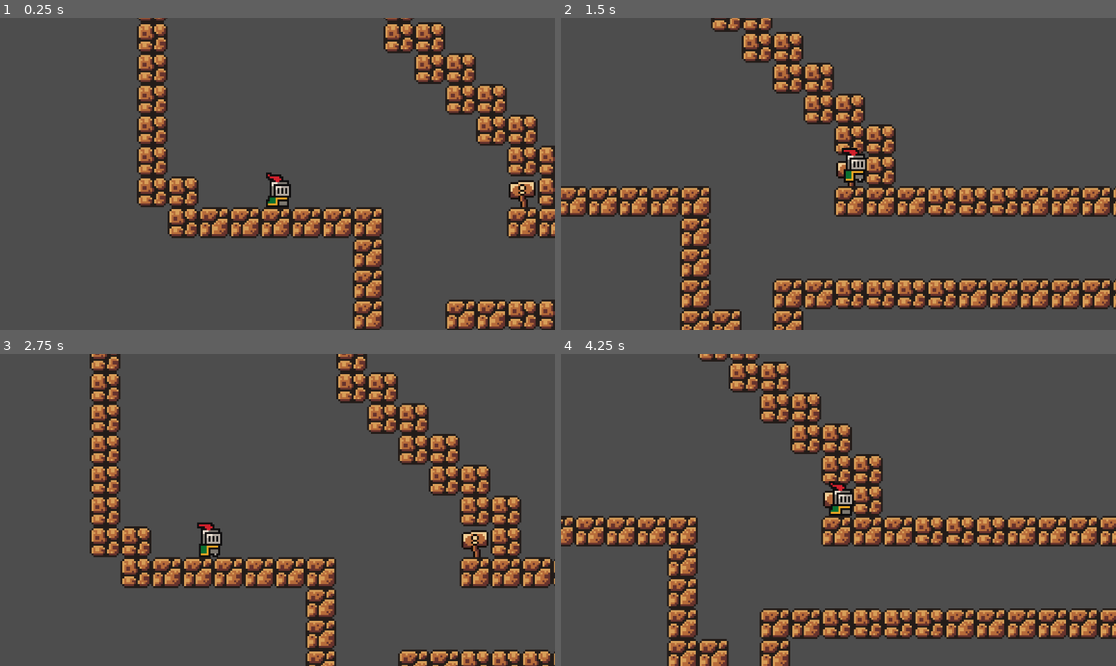
Above: before the commit, frames 1-4 (two rows, left to right).
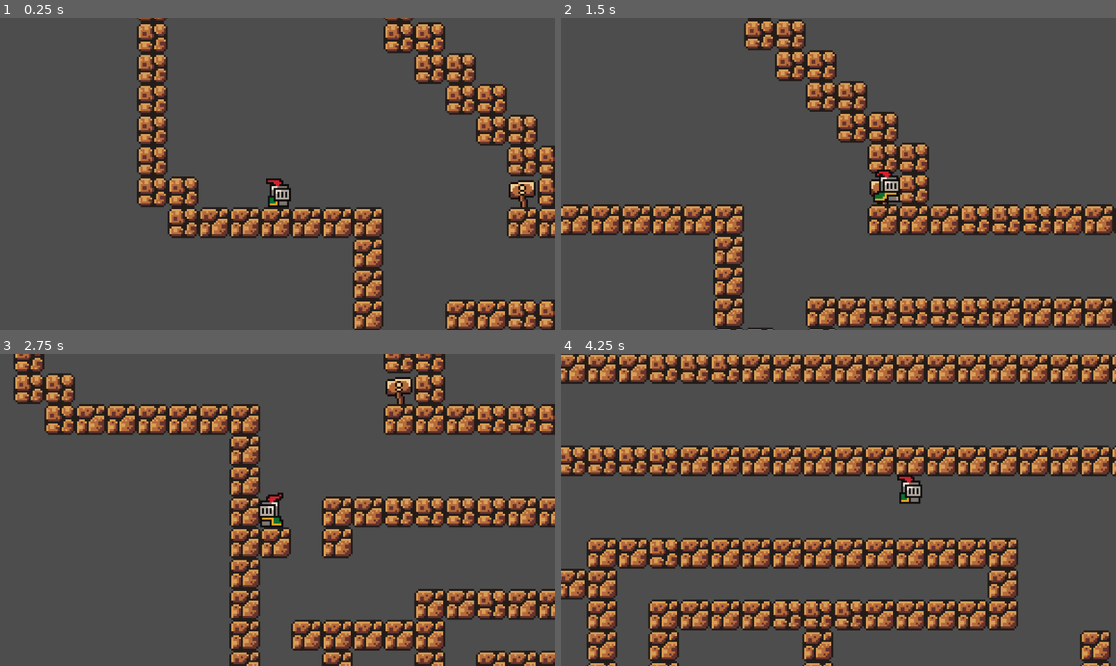
Above: after the commit, the same moments.

Repository: BKZeigler/CPSC362Platformer
Game: Godot game, scene res://scenes/level1m.tscn
Two runs of this game, one before a commit and one after it. Both use one fixed random seed, a clock stepped at 60 frames per second and the inputs below. This scene is started directly instead of the project's main scene.
Inputs:
- Up to frame 1 (0.25 s): no input
- Up to frame 2 (1.5 s): tap Enter (ui_accept) at 0.5, 0.6 s; hold Right (ui_right) from 0.53 s (still down); tap Space (jump, bound only after the commit) at 0.77, 0.8, 1.07, 1.35 s
- Up to frame 3 (2.75 s): tap Space (jump, bound only after the commit) at 1.52, 1.82, 2.3 s; tap Enter (ui_accept) at 1.55, 2.1 s; release Right (ui_right) at 2.03 s; hold Left (ui_left) from 2.03 s (still down)
- Up to frame 4 (4.25 s): release Left (ui_left) at 2.78 s; hold Right (ui_right) from 2.78 s (still down); tap Enter (ui_accept) at 2.85 s; tap Space (jump, bound only after the commit) at 3.02, 3.32, 3.6, 3.77, 4.07 s

The runs differ from the first frame. In frame 1, 0.2% of the frame differs, in the area x 47-53%, y 49-61%; in frame 2, 30%; in frame 3, 38%; in frame 4, 50%, in the area x 0-100%, y 0-100%.

Commit message:
Animate Player

Diff:
--- a/project.godot
+++ b/project.godot
@@ -15,6 +15,26 @@
 config/features=PackedStringArray("4.3", "GL Compatibility")
 config/icon="res://icon.svg"
 
+[input]
+
+jump={
+"deadzone": 0.5,
+"events": [Object(InputEventKey,"resource_local_to_scene":false,"resource_name":"","device":-1,"window_id":0,"alt_pressed":false,"shift_pressed":false,"ctrl_pressed":false,"meta_pressed":false,"pressed":false,"keycode":0,"physical_keycode":32,"key_label":0,"unicode":32,"location":0,"echo":false,"script":null)
+]
+}
+move_left={
+"deadzone": 0.5,
+"events": [Object(InputEventKey,"resource_local_to_scene":false,"resource_name":"","device":-1,"window_id":0,"alt_pressed":false,"shift_pressed":false,"ctrl_pressed":false,"meta_pressed":false,"pressed":false,"keycode":0,"physical_keycode":4194319,"key_label":0,"unicode":0,"location":0,"echo":false,"script":null)
+, Object(InputEventKey,"resource_local_to_scene":false,"resource_name":"","device":-1,"window_id":0,"alt_pressed":false,"shift_pressed":false,"ctrl_pressed":false,"meta_pressed":false,"pressed":false,"keycode":0,"physical_keycode":65,"key_label":0,"unicode":97,"location":0,"echo":false,"script":null)
+]
+}
+move_right={
+"deadzone": 0.5,
+"events": [Object(InputEventKey,"resource_local_to_scene":false,"resource_name":"","device":-1,"window_id":0,"alt_pressed":false,"shift_pressed":false,"ctrl_pressed":false,"meta_pressed":false,"pressed":false,"keycode":0,"physical_keycode":68,"key_label":0,"unicode":100,"location":0,"echo":false,"script":null)
+, Object(InputEventKey,"resource_local_to_scene":false,"resource_name":"","device":-1,"window_id":0,"alt_pressed":false,"shift_pressed":false,"ctrl_pressed":false,"meta_pressed":false,"pressed":false,"keycode":0,"physical_keycode":4194321,"key_label":0,"unicode":0,"location":0,"echo":false,"script":null)
+]
+}
+
 [rendering]
 
 textures/canvas_textures/default_texture_filter=0
--- a/scenes/player.tscn
+++ b/scenes/player.tscn
@@ -19,6 +19,74 @@
 atlas = ExtResource("1_1lmem")
 region = Rect2(96, 0, 32, 32)
 
+[sub_resource type="AtlasTexture" id="AtlasTexture_c1i8c"]
+atlas = ExtResource("1_1lmem")
+region = Rect2(64, 160, 32, 32)
+
+[sub_resource type="AtlasTexture" id="AtlasTexture_av402"]
+atlas = ExtResource("1_1lmem")
+region = Rect2(0, 64, 32, 32)
+
+[sub_resource type="AtlasTexture" id="AtlasTexture_yhx2a"]
+atlas = ExtResource("1_1lmem")
+region = Rect2(32, 64, 32, 32)
+
+[sub_resource type="AtlasTexture" id="AtlasTexture_vtoc0"]
+atlas = ExtResource("1_1lmem")
+region = Rect2(64, 64, 32, 32)
+
+[sub_resource type="AtlasTexture" id="AtlasTexture_pd2fo"]
+atlas = ExtResource("1_1lmem")
+region = Rect2(96, 64, 32, 32)
+
+[sub_resource type="AtlasTexture" id="AtlasTexture_lg6qk"]
+atlas = ExtResource("1_1lmem")
+region = Rect2(128, 64, 32, 32)
+
+[sub_resource type="AtlasTexture" id="AtlasTexture_4cb4h"]
+atlas = ExtResource("1_1lmem")
+region = Rect2(160, 64, 32, 32)
+
+[sub_resource type="AtlasTexture" id="AtlasTexture_xhfvy"]
+atlas = ExtResource("1_1lmem")
+region = Rect2(192, 64, 32, 32)
+
+[sub_resource type="AtlasTexture" id="AtlasTexture_nwp45"]
+atlas = ExtResource("1_1lmem")
+region = Rect2(224, 64, 32, 32)
+
+[sub_resource type="AtlasTexture" id="AtlasTexture_y50qt"]
+atlas = ExtResource("1_1lmem")
+region = Rect2(0, 96, 32, 32)
+
+[sub_resource type="AtlasTexture" id="AtlasTexture_f0uny"]
+atlas = ExtResource("1_1lmem")
+region = Rect2(32, 96, 32, 32)
+
+[sub_resource type="AtlasTexture" id="AtlasTexture_hq82e"]
+atlas = ExtResource("1_1lmem")
+region = Rect2(64, 96, 32, 32)
+
+[sub_resource type="AtlasTexture" id="AtlasTexture_sjnij"]
+atlas = ExtResource("1_1lmem")
+region = Rect2(96, 96, 32, 32)
+
+[sub_resource type="AtlasTexture" id="AtlasTexture_x2g5e"]
+atlas = ExtResource("1_1lmem")
+region = Rect2(128, 96, 32, 32)
+
+[sub_resource type="AtlasTexture" id="AtlasTexture_drxpr"]
+atlas = ExtResource("1_1lmem")
+region = Rect2(160, 96, 32, 32)
+
+[sub_resource type="AtlasTexture" id="AtlasTexture_53pmy"]
+atlas = ExtResource("1_1lmem")
+region = Rect2(192, 96, 32, 32)
+
+[sub_resource type="AtlasTexture" id="AtlasTexture_ly1de"]
+atlas = ExtResource("1_1lmem")
+region = Rect2(224, 96, 32, 32)
+
 [sub_resource type="SpriteFrames" id="SpriteFrames_yklck"]
 animations = [{
 "frames": [{
@@ -37,6 +105,67 @@
 "loop": true,
 "name": &"Idle",
 "speed": 10.0
+}, {
+"frames": [{
+"duration": 1.0,
+"texture": SubResource("AtlasTexture_c1i8c")
+}],
+"loop": true,
+"name": &"Jump",
+"speed": 5.0
+}, {
+"frames": [{
+"duration": 1.0,
+"texture": SubResource("AtlasTexture_av402")
+}, {
+"duration": 1.0,
+"texture": SubResource("AtlasTexture_yhx2a")
+}, {
+"duration": 1.0,
+"texture": SubResource("AtlasTexture_vtoc0")
+}, {
+"duration": 1.0,
+"texture": SubResource("AtlasTexture_pd2fo")
+}, {
+"duration": 1.0,
+"texture": SubResource("AtlasTexture_lg6qk")
+}, {
+"duration": 1.0,
+"texture": SubResource("AtlasTexture_4cb4h")
+}, {
+"duration": 1.0,
+"texture": SubResource("AtlasTexture_xhfvy")
+}, {
+"duration": 1.0,
+"texture": SubResource("AtlasTexture_nwp45")
+}, {
+"duration": 1.0,
+"texture": SubResource("AtlasTexture_y50qt")
+}, {
+"duration": 1.0,
+"texture": SubResource("AtlasTexture_f0uny")
+}, {
+"duration": 1.0,
+"texture": SubResource("AtlasTexture_hq82e")
+}, {
+"duration": 1.0,
+"texture": SubResource("AtlasTexture_sjnij")
+}, {
+"duration": 1.0,
+"texture": SubResource("AtlasTexture_x2g5e")
+}, {
+"duration": 1.0,
+"texture": SubResource("AtlasTexture_drxpr")
+}, {
+"duration": 1.0,
+"texture": SubResource("AtlasTexture_53pmy")
+}, {
+"duration": 1.0,
+"texture": SubResource("AtlasTexture_ly1de")
+}],
+"loop": true,
+"name": &"Run",
+"speed": 10.0
 }]
 
 [sub_resource type="CircleShape2D" id="CircleShape2D_s4d4g"]
@@ -48,9 +177,8 @@
 [node name="AnimatedSprite2D" type="AnimatedSprite2D" parent="."]
 position = Vector2(1, -12)
 sprite_frames = SubResource("SpriteFrames_yklck")
-animation = &"Idle"
+animation = &"Jump"
 autoplay = "Idle"
-frame_progress = 0.219528
 
 [node name="CollisionShape2D" type="CollisionShape2D" parent="."]
 position = Vector2(1, -5)
--- a/scripts/player.gd
+++ b/scripts/player.gd
@@ -2,7 +2,9 @@
 
 
 const SPEED = 200.0  #was 300
-const JUMP_VELOCITY = -300.0  #was -400
+const JUMP_VELOCITY = -300.0  #was -400, if you want to change it, keep it below -300, thx
+
+@onready var animated_sprite = $AnimatedSprite2D
 
 
 func _physics_process(delta: float) -> void:
@@ -11,12 +13,27 @@
 		velocity += get_gravity() * delta
 
 	# Handle jump.
-	if Input.is_action_just_pressed("ui_accept") and is_on_floor():
+	if Input.is_action_just_pressed("jump") and is_on_floor():
 		velocity.y = JUMP_VELOCITY
 
-	# Get the input direction and handle the movement/deceleration.
-	# As good practice, you should replace UI actions with custom gameplay actions.
-	var direction := Input.get_axis("ui_left", "ui_right")
+	#get input direction -1, 0, 1
+	var direction := Input.get_axis("move_left", "move_right")
+
+	#flip sprite
+	if direction > 0:
+		animated_sprite.flip_h = false
+	elif direction < 0:
+		animated_sprite.flip_h = true
+
+	#play animations
+	if is_on_floor():
+		if direction == 0:
+			animated_sprite.play("Idle")
+		else:
+			animated_sprite.play("Run")
+	else:
+		animated_sprite.play("Jump")
+
 	if direction:
 		velocity.x = direction * SPEED
 	else:
Not shown: 1 places in scenes/player.tscn that only renumber resources
